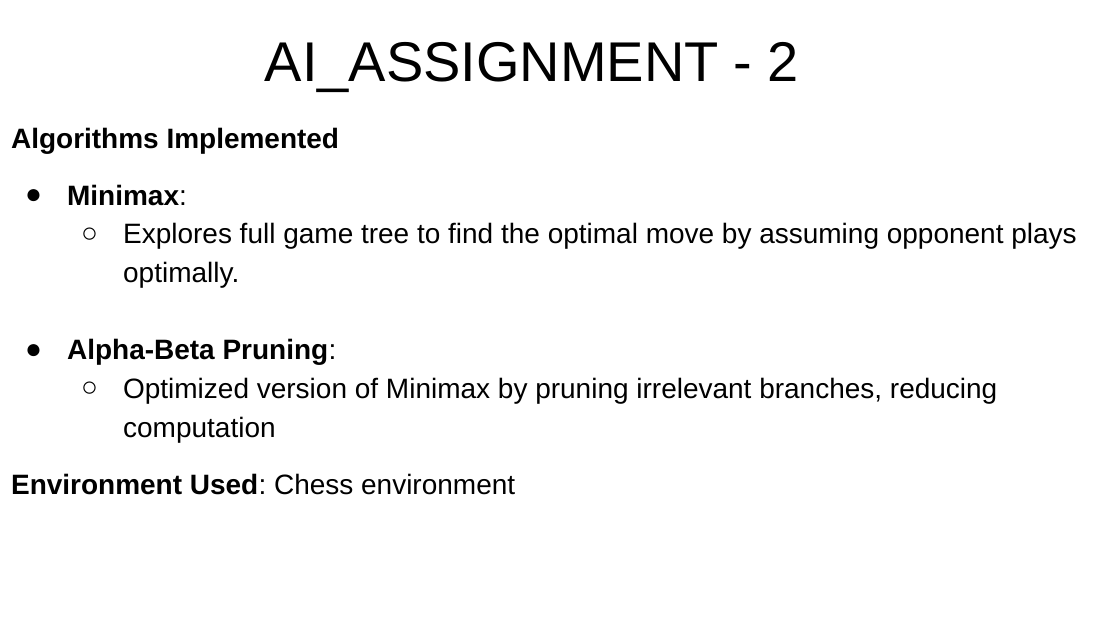
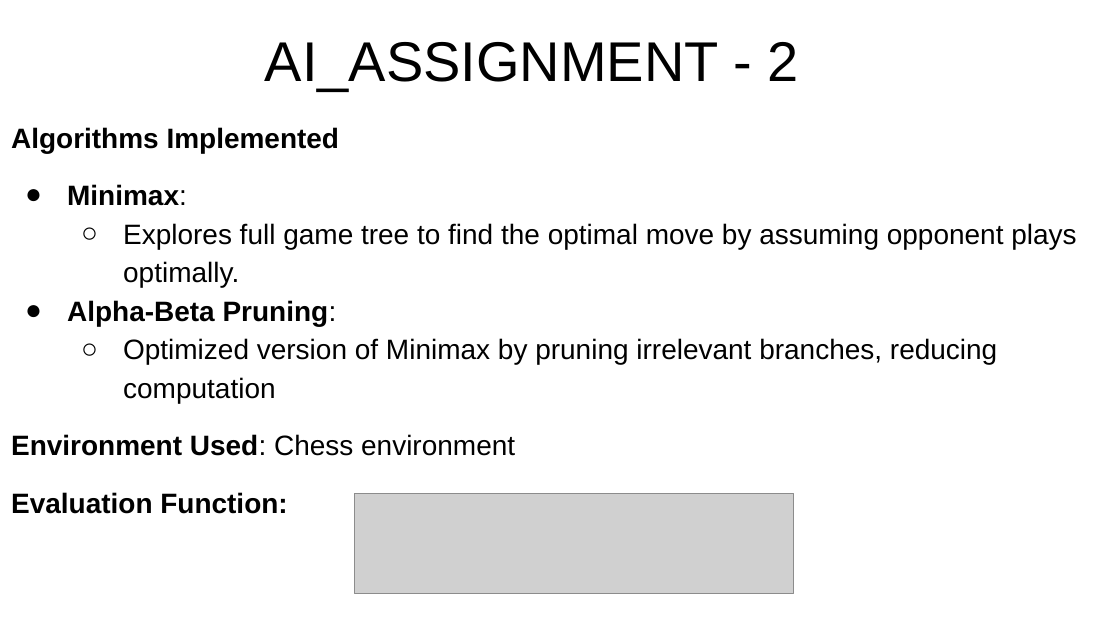
Before and after one commit to greeshma0906/AI_Algo2, a slide deck: slide 1 of AI_Assignment 2.pptx. Drawn at 1120x630 pixels with LibreOffice and Linux fonts; fonts in the diff are those of the drawing; grey boxes stand for pictures. Boxes give left, top, right and bottom in pixels: in the first picture for what was removed or moved away, otherwise in the second. Text is boxed around its words. In the diff, an @@ line names an element or a change of style, - is before the commit and + after.

```diff
--- a/AI_Assignment 2.pptx
+++ b/AI_Assignment 2.pptx
@@ text at <box>11,434,515,456</box>: less space between paragraphs @@
@@ text at <box>11,492,287,514</box>: paragraph added @@
+Evaluation Function:
@@ picture added at <box>354,493,793,592</box> @@
```
Also in this commit, not shown: 1 other slide changed.
